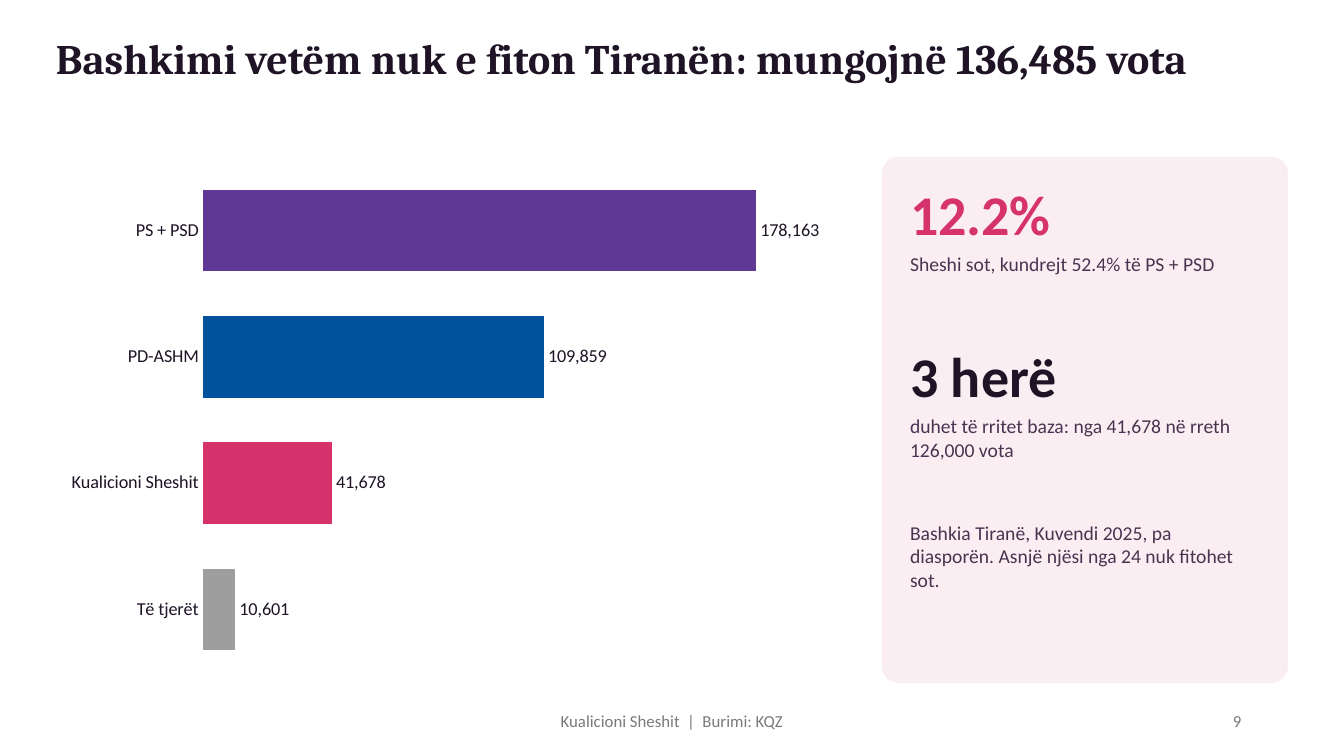
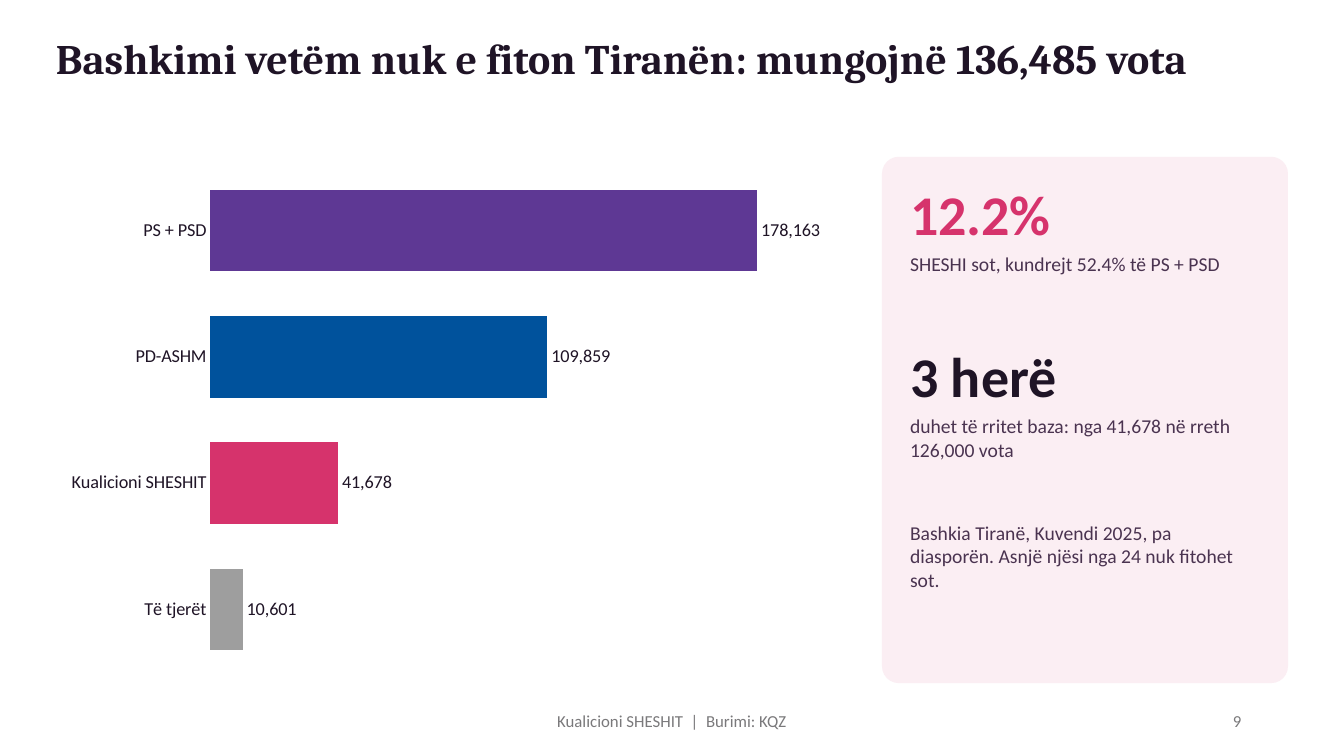
Before and after one commit to edibi/zgjedhjet-shqiperi, a slide deck: slide 9 of powerbi/prezantimi/kualicioni-sheshit-insights.pptx. Drawn at 1344x756 pixels with LibreOffice and Linux fonts; fonts in the diff are those of the drawing. Boxes give left, top, right and bottom in pixels: in the first picture for what was removed or moved away, otherwise in the second. Text is boxed around its words. In the diff, an @@ line names an element or a change of style, - is before the commit and + after.

```diff
--- a/powerbi/prezantimi/kualicioni-sheshit-insights.pptx
+++ b/powerbi/prezantimi/kualicioni-sheshit-insights.pptx
@@ bar chart at [56,157,841,684] @@
-categories: PS + PSD, PD-ASHM, Kualicioni Sheshit, Të tjerët
+categories: PS + PSD, PD-ASHM, Kualicioni SHESHIT, Të tjerët
@@ text at [910,257,1219,275]: text changed @@
-Sheshi sot, kundrejt 52.4% të PS + PSD
+SHESHI sot, kundrejt 52.4% të PS + PSD
@@ text at [557,715,786,729]: text changed @@
-Kualicioni Sheshit | Burimi: KQZ
+Kualicioni SHESHIT | Burimi: KQZ
```
Also in this commit, not shown: 13 other slides changed, 37 other files.
